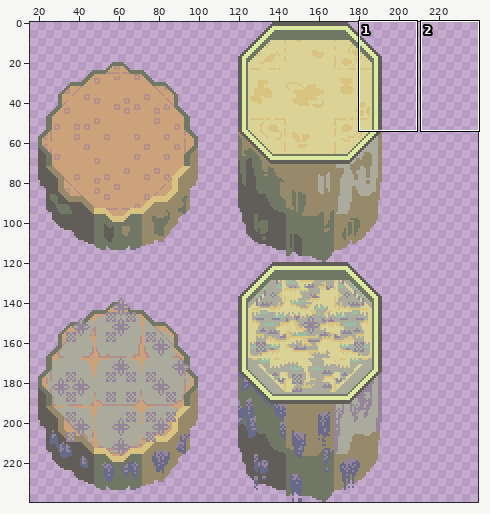
Sprite sheet: Foray Assets/tiles7.png. The first picture is a wide view before the edit; the outline marks the close-up.
Close-up. Before:
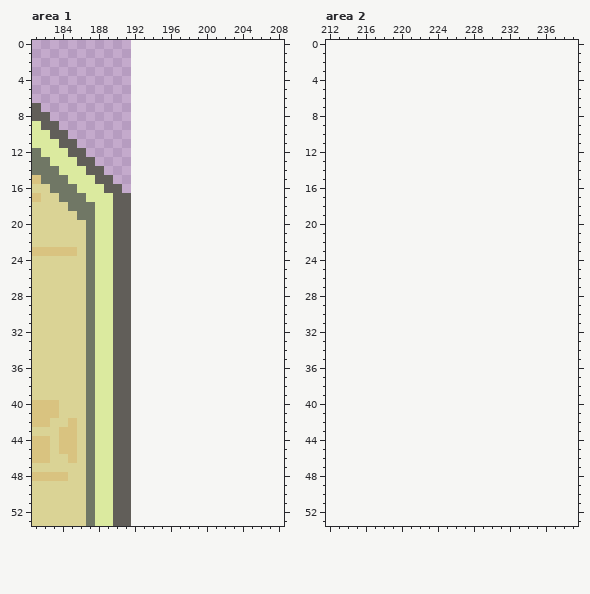
The file is 192x240 pixels. Shown: area 1: x 181..208, y 0..53; area 2: x 212..239, y 0..53. The old version is drawn lined up with the new one, on the new canvas. The wide view leaves out empty margins.
After:
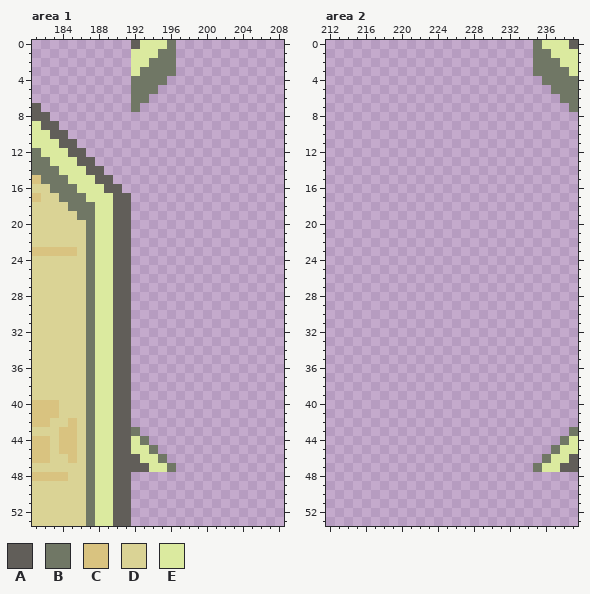
Palette (. is transparent): A #615e59  B #707765  C #d9c380  D #dad395  E #dbea9f
Difference:
canvas 192x240 -> 240x240
Area 1:
Colour A now appears in row 0 at x 192; in row 46 at x 192; in row 47 at x 192 to 193.
Colour B now appears in row 0 at x 196; in row 1 at x 195 to 196; in row 2 at x 194 to 196; in row 3 at x 193 to 196; in row 4 at x 192 to 195; in row 5 at x 192 to 194.
Colour B now appears in row 6 at x 192 to 193; in row 7 at x 192; in row 43 at x 192; in row 44 at x 193; in row 45 at x 194; in row 46 at x 195.
Colour B now appears in row 47 at x 196.
Colour E now appears in row 0 at x 193 to 195; in row 1 at x 192 to 194; in row 2 at x 192 to 193; in row 3 at x 192; in row 44 at x 192; in row 45 at x 192 to 193.
Colour E now appears in row 46 at x 193 to 194; in row 47 at x 194 to 195.
Area 2:
Colour A now appears in row 0 at x 239; in row 46 at x 239; in row 47 at x 238 to 239.
Colour B now appears in row 0 at x 235; in row 1 at x 235 to 236; in row 2 at x 235 to 237; in row 3 at x 235 to 238; in row 4 at x 236 to 239; in row 5 at x 237 to 239.
Colour B now appears in row 6 at x 238 to 239; in row 7 at x 239; in row 43 at x 239; in row 44 at x 238; in row 45 at x 237; in row 46 at x 236.
Colour B now appears in row 47 at x 235.
Colour E now appears in row 0 at x 236 to 238; in row 1 at x 237 to 239; in row 2 at x 238 to 239; in row 3 at x 239; in row 44 at x 239; in row 45 at x 238 to 239.
Colour E now appears in row 46 at x 237 to 238; in row 47 at x 236 to 237.
